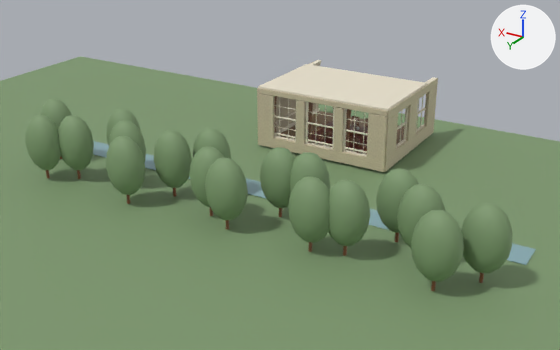
The Blender file artifacts/pemberley-day/blender/interior-window.blend as it was, and as the next commit left it.
The view is the same before and after, from a 50 mm camera at (-23.8, 49.5, 20.5) aimed at (1.1, 8.0, -0.3). The lights are fixed; the arrows at upper right show +X, +Y and +Z. The first picture is the older version.

In view in the first picture: 'Left wall lintel', 'Left wall pier', 'Left wall pier.001', 'Left wall pier.002', 'Left wall sill', 'Park tree', 'Park tree.001', 'Park tree.002', 'Park tree.004', 'Park tree.005', 'Park tree.007', 'Park tree.008', 'Park tree.011', 'Park tree.012', 'Park tree.016', 'Parkland beyond windows', 'Plaster ceiling', 'Right wall', 'Window pier', 'Window pier.001', 'Window pier.002', 'Window pier.003', 'Window wall above lintel', 'Window wall below sill' and 29 more.
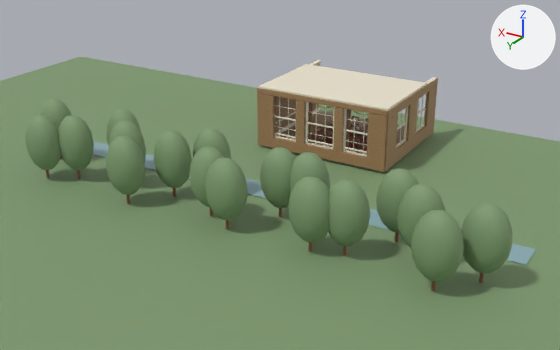
Boxes [x1, y1, x2, y2] around the edits, measured in the pictures (560 x 350 px):
'Window wall below sill', recoloured (yellow to brown)
    both: [258, 135, 385, 172]
'Window pier', recoloured (yellow to brown)
    both: [367, 113, 387, 161]
'Window pier.003', recoloured (yellow to brown)
    both: [258, 93, 275, 138]
'Window wall above lintel', recoloured (beige to brown)
    both: [258, 88, 388, 116]
'Left wall sill', recoloured (darker)
    both: [384, 121, 434, 172]
'Right wall', recoloured (darker)
    both: [257, 88, 318, 131]
'Left wall lintel', recoloured (darker)
    both: [387, 78, 438, 120]
'Window pier.001', recoloured (yellow to brown)
    both: [333, 107, 344, 152]
'Window pier.002', recoloured (yellow to brown)
    both: [296, 100, 306, 144]
'Left wall pier.002', recoloured (darker)
    both: [385, 114, 398, 158]
'Left wall pier.001', recoloured (darker)
    both: [406, 100, 418, 141]
'Left wall pier', recoloured (darker)
    both: [424, 86, 437, 126]

The change, as a diff of the scene's bpy script:
```diff
--- a/artifacts/pemberley-day/blender/interior-window.blend.py
+++ b/artifacts/pemberley-day/blender/interior-window.blend.py
@@ mat_painted_plaster @@
 n5 = _N.new('ShaderNodeValToRGB'); n5.name = 'Color Ramp'
 while len(n5.color_ramp.elements) > 1: n5.color_ramp.elements.remove(n5.color_ramp.elements[-1])
-n5.color_ramp.elements[0].position = 0.0; n5.color_ramp.elements[0].color = (0.422, 0.364, 0.254, 1.0)
-_e = n5.color_ramp.elements.new(1.0); _e.color = (0.767, 0.661, 0.46, 1.0)
+n5.color_ramp.elements[0].position = 0.0; n5.color_ramp.elements[0].color = (0.26, 0.149, 0.0715, 1.0)
+_e = n5.color_ramp.elements.new(1.0); _e.color = (0.472, 0.271, 0.13, 1.0)
 n6 = _N.new('ShaderNodeBump'); n6.name = 'Bump'
```
